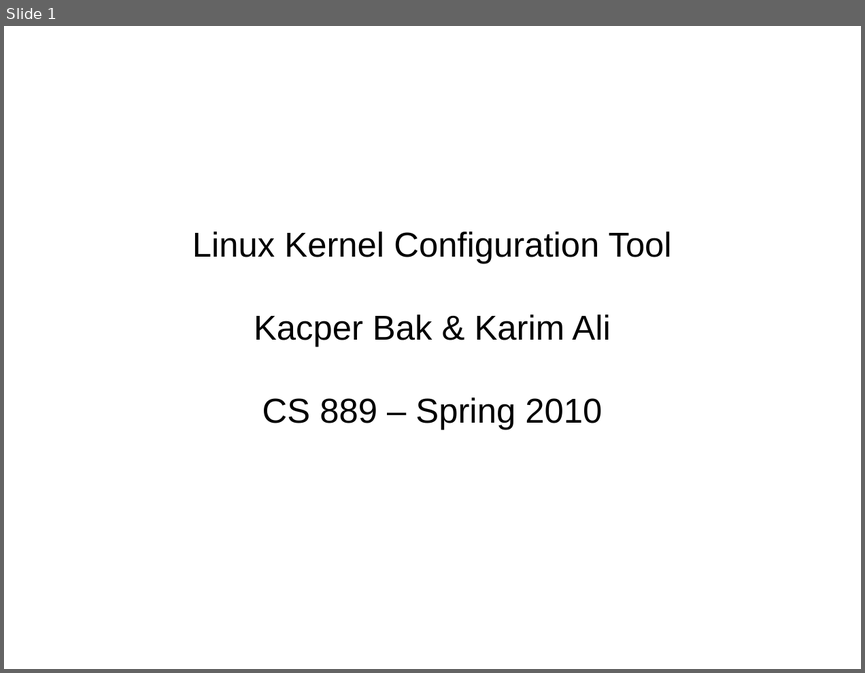
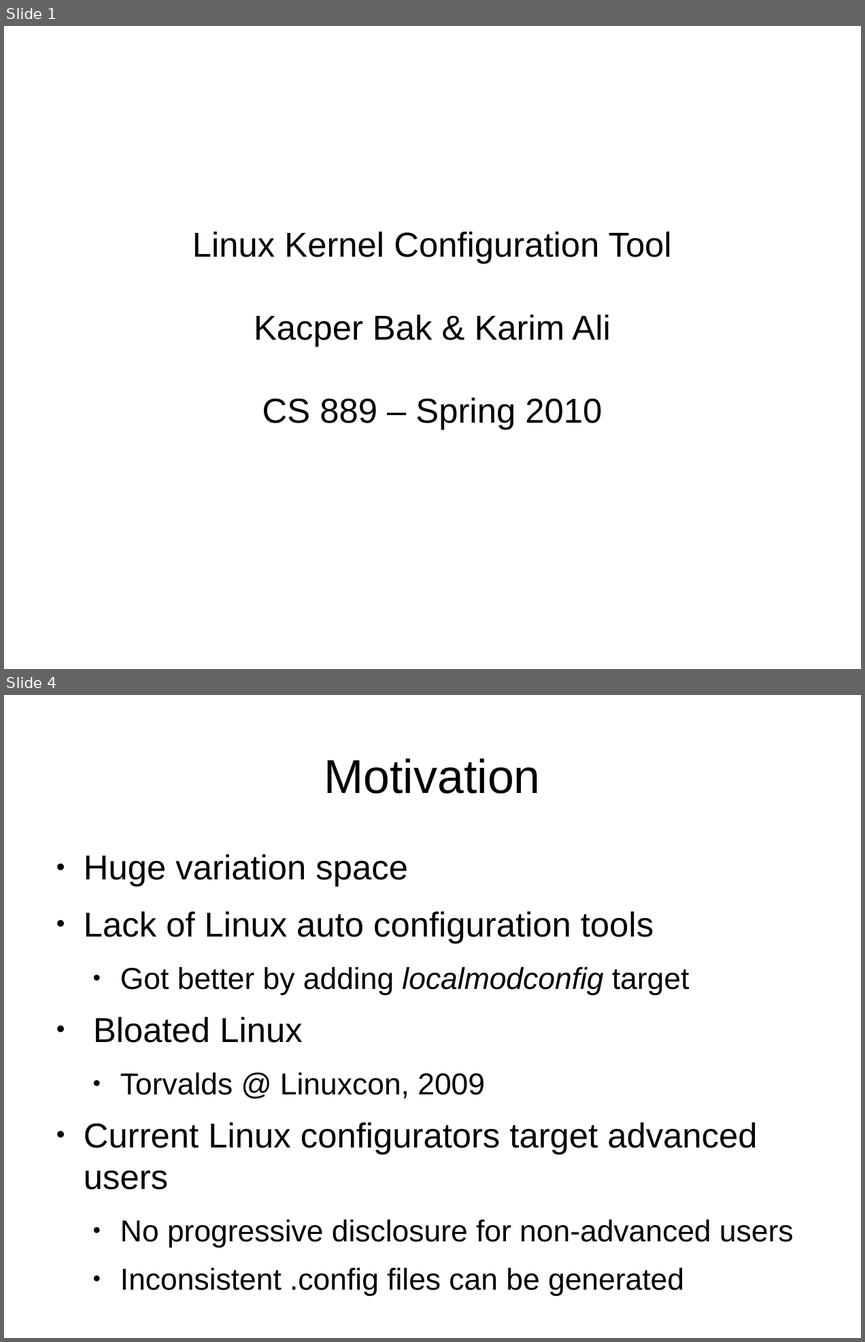
Before and after one commit to kbak/lkc, a slide deck: presentation/lkc.odp. Shown one above the other, each under a label of ours: slide 1 before the commit, slides 1 and 4 after it; the slides between them are not shown. The pictures are 865x673 and 865x1342 pixels, drawn with LibreOffice and Linux fonts; fonts in the diff are those of the drawing. Boxes give left, top, right and bottom in pixels: in the first picture for what was removed or moved away, otherwise in the second. Text is boxed around its words. In the diff, an @@ line names an element or a change of style, - is before the commit and + after.

```diff
--- a/presentation/lkc.odp
+++ b/presentation/lkc.odp
@@ slide 4 added at (4,695,861,1338), background #FFFFFF @@
@@ title added at (324,758,541,794), 44 pt, text #000000 @@
+Motivation
@@ text added at (84,854,793,1295), 28 pt, text #000000 @@
+● Huge variation space
+● Lack of Linux auto configuration tools
+  ● Got better by adding localmodconfig target
+● Bloated Linux
+  ● Torvalds @ Linuxcon, 2009
+● Current Linux configurators target advanced users
+  ● No progressive disclosure for non-advanced users
+  ● Inconsistent .config files can be generated
```
Also in this commit, not shown: 1 slide changed, 13 other slides added, 14 other files.
